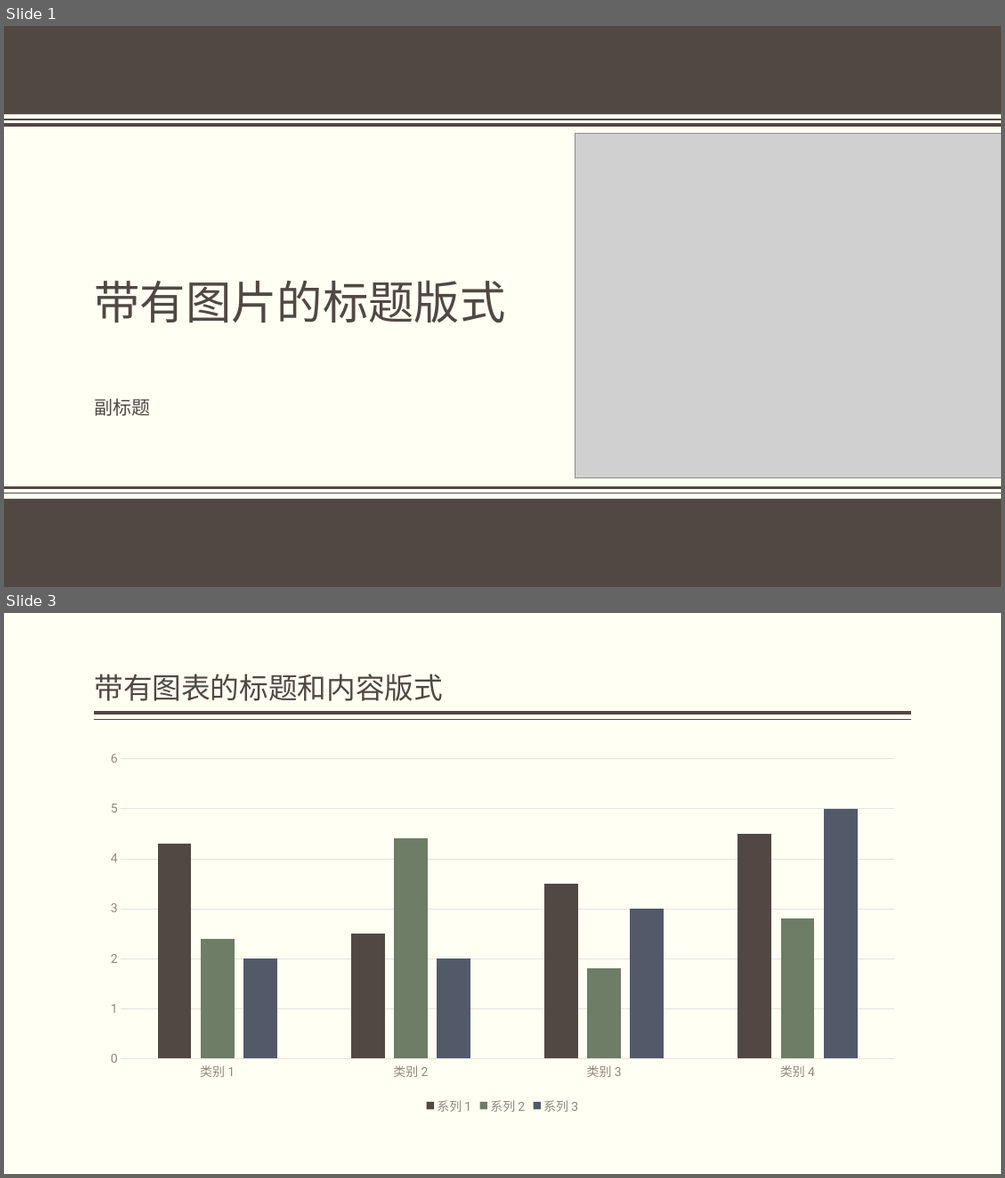
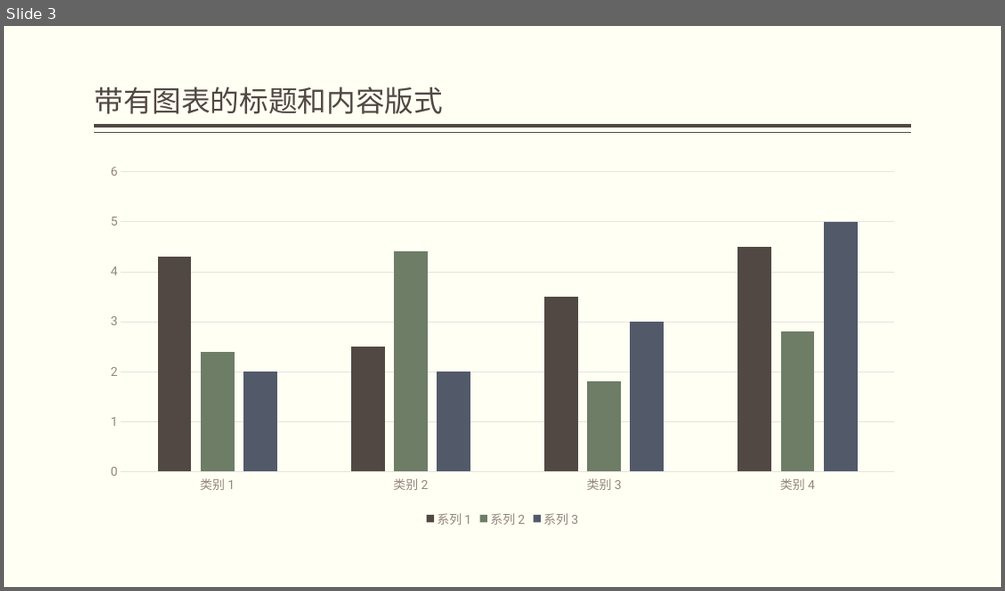
Before and after one commit to the-widmore/graduation, a slide deck: src/main/resources/graduation.pptx. Shown one above the other, each under a label of ours: slides 1 and 3 before the commit, slide 3 after it; the slides between them are not shown. The pictures are 1005x1178 and 1005x591 pixels, drawn with LibreOffice and Linux fonts; fonts in the diff are those of the drawing; grey boxes stand for pictures; background and template pictures are left out. Boxes give left, top, right and bottom in pixels: in the first picture for what was removed or moved away, otherwise in the second. Text is boxed around its words. In the diff, an @@ line names an element or a change of style, - is before the commit and + after.

```diff
--- a/src/main/resources/graduation.pptx
+++ b/src/main/resources/graduation.pptx
@@ slide 1 removed at [4,26,1001,587], background #FFFFF3 @@
@@ rectangle removed at [4,26,1001,114] @@
@@ line removed from (4, 125) to (1001, 125) @@
@@ line removed from (4, 119) to (1001, 119) @@
@@ picture removed at [574,133,1001,477] @@
@@ title removed at [94,281,505,322] @@
-带有图片的标题版式
@@ subtitle removed at [94,398,150,416] @@
-副标题
@@ line removed from (1001, 487) to (4, 487) @@
@@ line removed from (1001, 492) to (4, 492) @@
@@ rectangle removed at [4,499,1001,587] @@
```
Also in this commit, not shown: 1 slide changed, 1 slide added, 17 other files.
